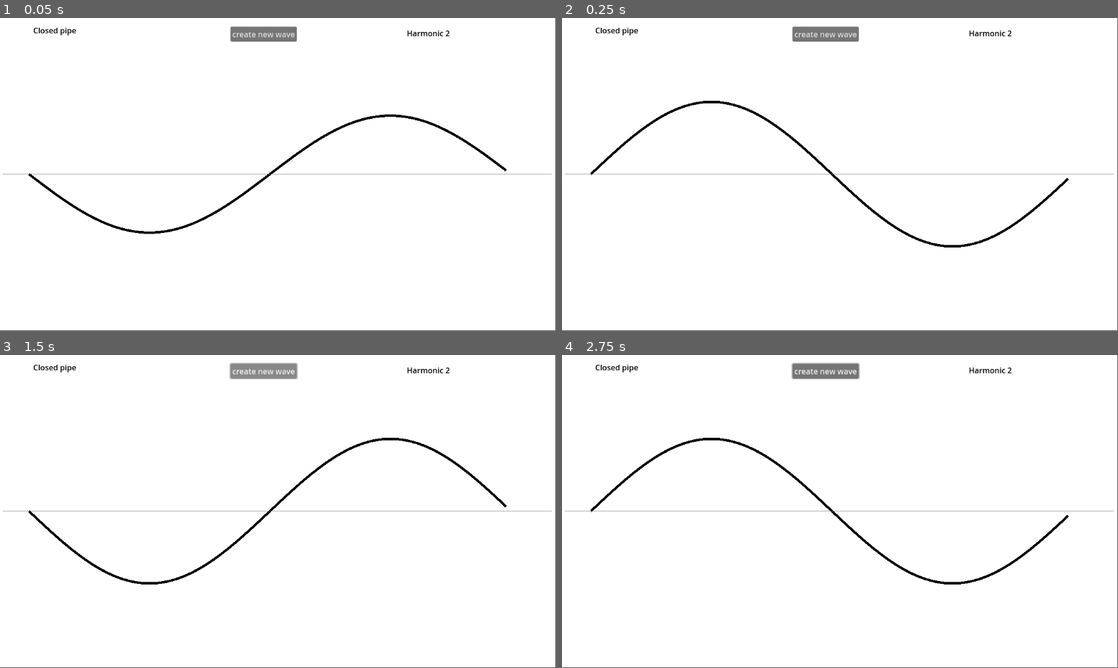
Above: before the commit, frames 1-4 (two rows, left to right).
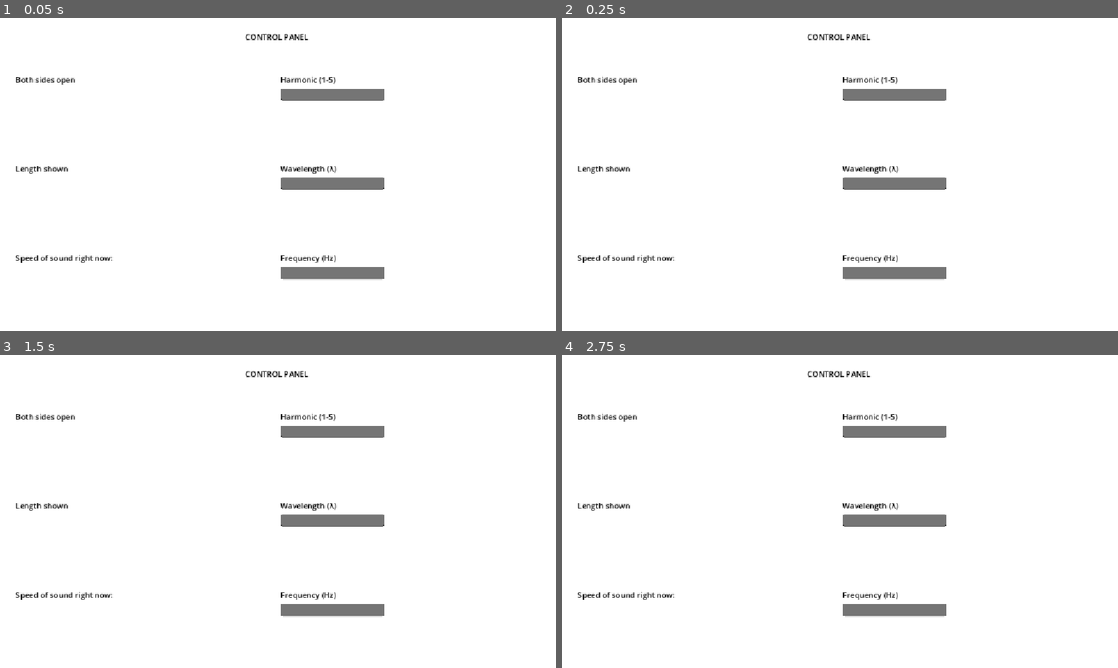
Above: after the commit, the same moments.

Repository: ChuckChuckler/fun-wave-practice-game
Game: Godot game, scene res://main.tscn
The game is run twice, just before and just after one commit, with the same random seed, the same clock (stepped at 60 frames per second) and the same inputs. The project has no main scene, so this scene is started directly.
Inputs (mouse positions are in pixels of both pictures, inside the frame that each line leads up to):
- Up to frame 1 (0.05 s): no input
- Up to frame 2 (0.25 s): no input
- Up to frame 3 (1.5 s): click (261, 370) at 0.5 s, where only the run before the commit has a clickable "create new wave"; click (261, 370) at 1.25 s, where only the run before the commit has a clickable "create new wave"
- Up to frame 4 (2.75 s): tap Enter at 2 s; move the mouse to (962, 495) at 2.02 s; hold Right from 2.03 s (still down); tap Alt at 2.1 s; click (962, 495) at 2.17 s
The window is 799x449 before the commit and 800x450 after it. Grey fills any space a smaller window leaves; there, only what the larger window draws over its background counts as a difference.

The runs differ from the first frame. In frame 1, 4.9% of the frame differs, in the area x 0-100%, y 2-84%; in frame 2, 4.9%; in frame 3, 5.0%; in frame 4, 5.0%.

Commit message:
setting up two interfaces -- wave + solving
wave-- shows the actual wave
solving-- where the user will see info/put in answers

Diff:
--- a/main.tscn
+++ b/main.tscn
@@ -5,49 +5,163 @@
 
 [node name="main" type="Node2D"]
 
-[node name="ColorRect" type="ColorRect" parent="."]
+[node name="manager" type="Node2D" parent="."]
+script = ExtResource("1_0xm2m")
+
+[node name="wave_interface" type="Control" parent="."]
+visible = false
+layout_mode = 3
+anchors_preset = 0
+offset_right = 40.0
+offset_bottom = 40.0
+
+[node name="bg" type="ColorRect" parent="wave_interface"]
+layout_mode = 0
 offset_left = -21.0
 offset_top = -10.0
 offset_right = 1168.0
 offset_bottom = 667.0
 
-[node name="manager" type="Node2D" parent="."]
-script = ExtResource("1_0xm2m")
-
-[node name="wave" type="Node2D" parent="."]
+[node name="wave" type="Node2D" parent="wave_interface"]
 script = ExtResource("2_h2yge")
 
-[node name="lambda" type="Line2D" parent="wave"]
+[node name="lambda" type="Line2D" parent="wave_interface/wave"]
 points = PackedVector2Array(4, 322, 1147, 320)
 width = 5.0
 default_color = Color(0, 0, 0, 1)
 
-[node name="equil" type="Line2D" parent="wave"]
+[node name="equil" type="Line2D" parent="wave_interface/wave"]
 points = PackedVector2Array(6, 318, 1145, 318)
 width = 1.0
 default_color = Color(0.48570347, 0.48570353, 0.48570347, 1)
 
-[node name="typeOfPipe" type="RichTextLabel" parent="."]
-offset_left = 69.0
-offset_top = 14.0
-offset_right = 1228.0
-offset_bottom = 80.0
-theme_override_colors/default_color = Color(0, 0, 0, 1)
-text = "Closed pipe"
-
-[node name="harmonic" type="RichTextLabel" parent="."]
-offset_left = 844.0
-offset_top = 20.0
-offset_right = 1078.0
-offset_bottom = 60.0
-theme_override_colors/default_color = Color(0, 0, 0, 1)
-text = "1 λ yay yay awsome :)"
-
-[node name="newWaveButton" type="Button" parent="."]
-offset_left = 478.0
-offset_top = 18.0
-offset_right = 616.0
-offset_bottom = 49.0
+[node name="newWaveButton" type="Button" parent="wave_interface"]
+layout_mode = 0
+offset_left = 380.0
+offset_top = 17.0
+offset_right = 518.0
+offset_bottom = 48.0
 text = "create new wave"
 
-[connection signal="pressed" from="newWaveButton" to="wave" method="_create_new_wave"]
+[node name="Button" type="Button" parent="wave_interface"]
+layout_mode = 0
+offset_left = 557.0
+offset_top = 16.0
+offset_right = 690.0
+offset_bottom = 50.0
+text = "do math stuff"
+
+[node name="solve_interface" type="Control" parent="."]
+layout_mode = 3
+anchors_preset = 0
+offset_right = 40.0
+offset_bottom = 40.0
+
+[node name="bg" type="ColorRect" parent="solve_interface"]
+layout_mode = 0
+offset_left = -29.0
+offset_top = -16.0
+offset_right = 1221.0
+offset_bottom = 688.0
+
+[node name="title" type="RichTextLabel" parent="solve_interface"]
+layout_mode = 0
+offset_top = 19.0
+offset_right = 1148.0
+offset_bottom = 59.0
+theme_override_colors/default_color = Color(0, 0, 0, 1)
+text = "CONTROL PANEL"
+horizontal_alignment = 1
+vertical_alignment = 1
+
+[node name="HBoxContainer" type="HBoxContainer" parent="solve_interface"]
+layout_mode = 0
+offset_left = 32.0
+offset_top = 116.0
+offset_right = 1127.0
+offset_bottom = 666.0
+metadata/_edit_group_ = true
+
+[node name="info" type="VBoxContainer" parent="solve_interface/HBoxContainer"]
+clip_contents = true
+layout_mode = 2
+size_flags_horizontal = 3
+metadata/_edit_group_ = true
+
+[node name="typeOfPipe" type="RichTextLabel" parent="solve_interface/HBoxContainer/info"]
+layout_mode = 2
+size_flags_vertical = 3
+theme_override_colors/default_color = Color(0, 0, 0, 1)
+text = "Both sides open"
+
+[node name="length" type="RichTextLabel" parent="solve_interface/HBoxContainer/info"]
+layout_mode = 2
+size_flags_vertical = 3
+theme_override_colors/default_color = Color(0, 0, 0, 1)
+text = "Length shown"
+
+[node name="speedOfSound" type="RichTextLabel" parent="solve_interface/HBoxContainer/info"]
+layout_mode = 2
+size_flags_vertical = 3
+theme_override_colors/default_color = Color(0, 0, 0, 1)
+text = "Speed of sound right now: "
+
+[node name="stuffToSolve" type="VBoxContainer" parent="solve_interface/HBoxContainer"]
+layout_mode = 2
+size_flags_horizontal = 3
+
+[node name="harmonic" type="Control" parent="solve_interface/HBoxContainer/stuffToSolve"]
+layout_mode = 2
+size_flags_vertical = 3
+
+[node name="label" type="RichTextLabel" parent="solve_interface/HBoxContainer/stuffToSolve/harmonic"]
+layout_mode = 0
+offset_right = 483.0
+offset_bottom = 40.0
+theme_override_colors/default_color = Color(0, 0, 0, 1)
+text = "Harmonic (1-5)"
+
+[node name="input" type="TextEdit" parent="solve_interface/HBoxContainer/stuffToSolve/harmonic"]
+layout_mode = 0
+offset_left = 1.0
+offset_top = 30.0
+offset_right = 215.0
+offset_bottom = 56.0
+
+[node name="lambda" type="Control" parent="solve_interface/HBoxContainer/stuffToSolve"]
+layout_mode = 2
+size_flags_vertical = 3
+
+[node name="label" type="RichTextLabel" parent="solve_interface/HBoxContainer/stuffToSolve/lambda"]
+layout_mode = 0
+offset_right = 483.0
+offset_bottom = 40.0
+theme_override_colors/default_color = Color(0, 0, 0, 1)
+text = "Wavelength (λ)"
+
+[node name="input" type="TextEdit" parent="solve_interface/HBoxContainer/stuffToSolve/lambda"]
+layout_mode = 0
+offset_left = 1.0
+offset_top = 30.0
+offset_right = 215.0
+offset_bottom = 56.0
+
+[node name="freq" type="Control" parent="solve_interface/HBoxContainer/stuffToSolve"]
+layout_mode = 2
+size_flags_vertical = 3
+
+[node name="label" type="RichTextLabel" parent="solve_interface/HBoxContainer/stuffToSolve/freq"]
+layout_mode = 0
+offset_right = 483.0
+offset_bottom = 40.0
+theme_override_colors/default_color = Color(0, 0, 0, 1)
+text = "Frequency (Hz)"
+
+[node name="input" type="TextEdit" parent="solve_interface/HBoxContainer/stuffToSolve/freq"]
+layout_mode = 0
+offset_left = 1.0
+offset_top = 30.0
+offset_right = 215.0
+offset_bottom = 56.0
+
+[connection signal="pressed" from="wave_interface/newWaveButton" to="wave_interface/wave" method="_create_new_wave"]
--- a/project.godot
+++ b/project.godot
@@ -14,6 +14,11 @@
 config/features=PackedStringArray("4.5", "GL Compatibility")
 config/icon="res://icon.svg"
 
+[display]
+
+window/stretch/mode="canvas_items"
+window/stretch/aspect="keep_height"
+
 [editor_plugins]
 
 enabled=PackedStringArray("res://addons/godot_super-wakatime/plugin.cfg")
--- a/waveManager.gd
+++ b/waveManager.gd
@@ -1,11 +1,12 @@
 extends Node2D
 
-const AMP:float=75.0
 const FREQ:float=2.0
 const WAVELENGTH:float=1000.0
 const POINT_COUNT:int=100
 
 var harmonic:int=1
+var amp:float=75.0
+var coeffL:int=2 #2 if open on both ends, 4 if open on one
 
 var time:float=0.0
 
@@ -13,7 +14,7 @@
 func _ready() -> void:
 	$equil.points[0].y=(get_viewport().size.y/2)
 	$equil.points[1].y=(get_viewport().size.y/2)
-	set_harmonic()
+	_create_new_wave()
 
 
 # Called every frame. 'delta' is the elapsed time since the previous frame.
@@ -23,7 +24,6 @@
 
 func set_harmonic()->void:
 	harmonic = randi_range(1,5)
-	$"../harmonic".text = "Harmonic " + str(harmonic)
 
 
 func update_wave()->void:
@@ -34,11 +34,12 @@
 		var x:float=i*step
 		var k = TAU/((WAVELENGTH*2)/harmonic)
 		var w = TAU*FREQ
-		var y = 2.0*AMP*sin(k*x)*cos(w*time)
+		var y = 2.0*amp*sin(k*x)*cos(w*time)
 
 		points.append(Vector2(x+60,y+(get_viewport().size.y/2)))
 	$lambda.points=points
 
 
 func _create_new_wave() -> void:
-	pass # Replace with function body.
+	set_harmonic()
+	amp=randi_range(75,125)
